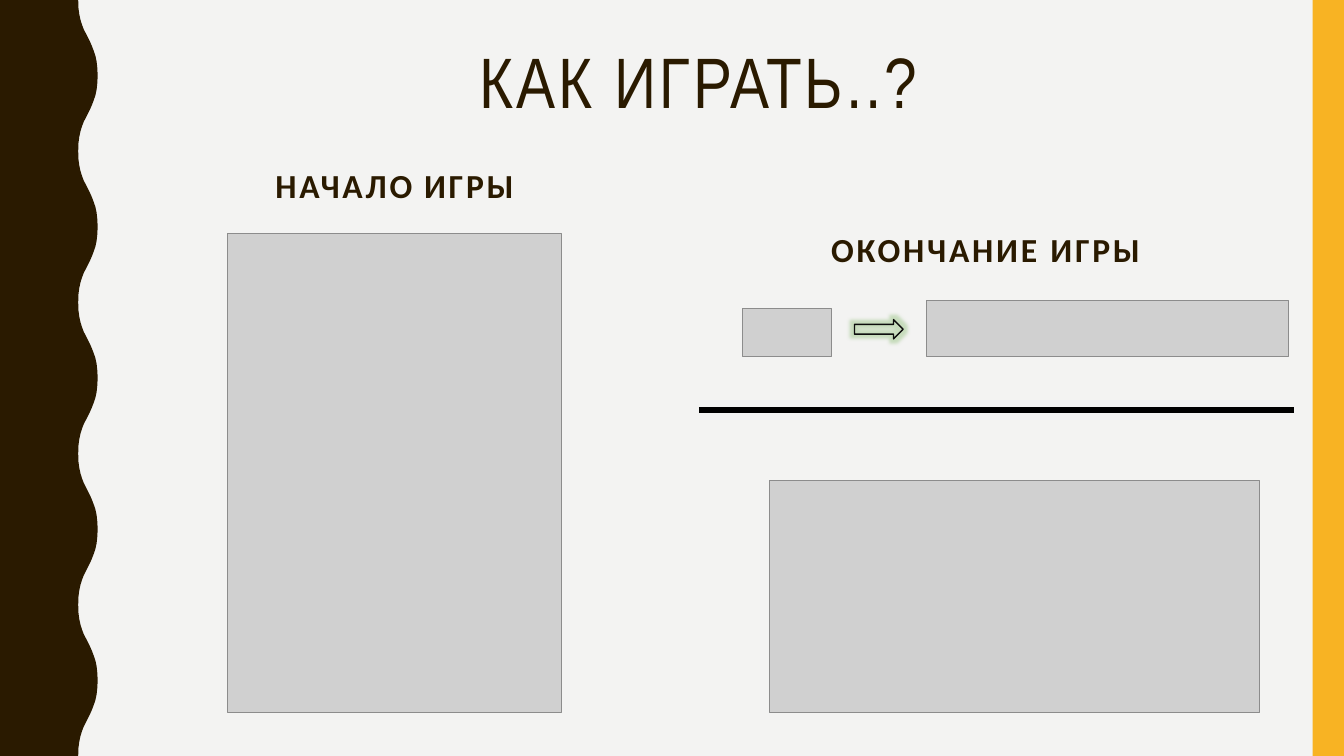
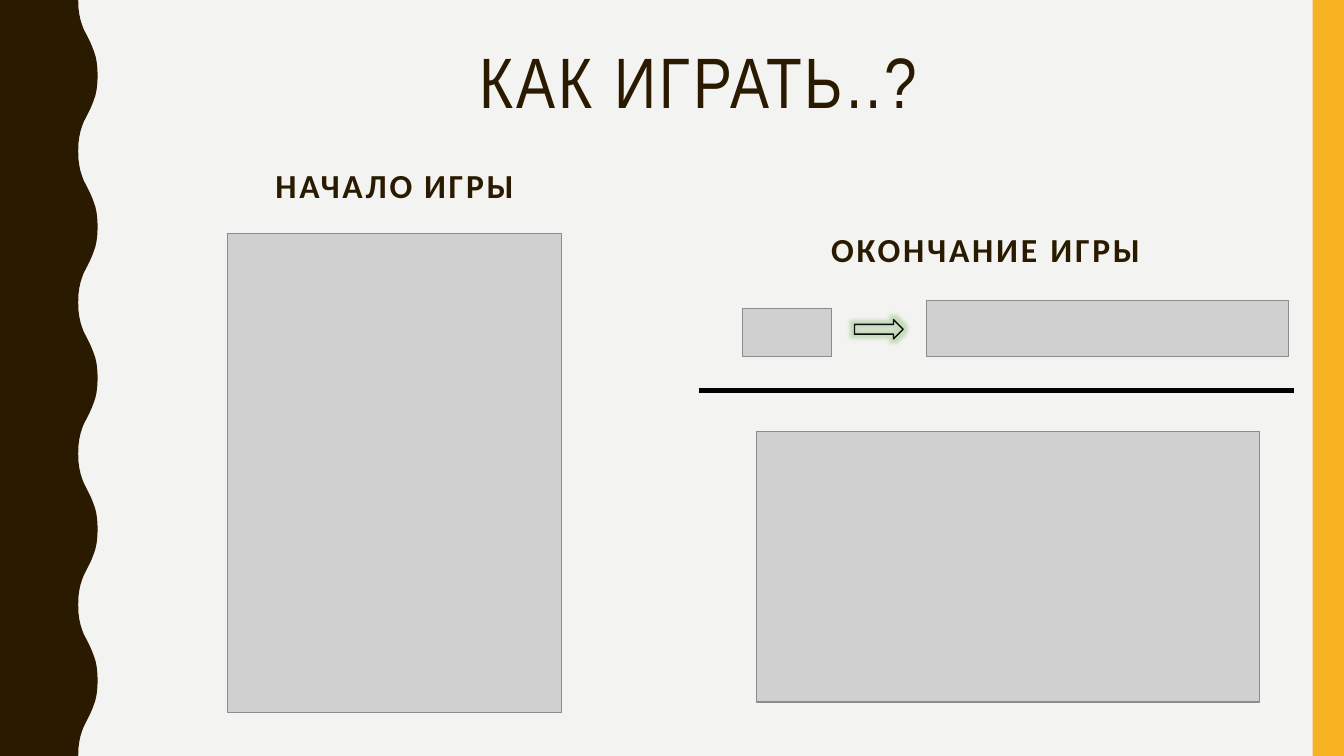
Before and after one commit to germanivanov0719/Racing, a slide deck: slide 4 of Docs/Racing.pptx. Drawn at 1344x756 pixels with LibreOffice and Linux fonts; fonts in the diff are those of the drawing; grey boxes stand for pictures. Boxes give left, top, right and bottom in pixels: in the first picture for what was removed or moved away, otherwise in the second. Text is boxed around its words. In the diff, an @@ line names an element or a change of style, - is before the commit and + after.

```diff
--- a/Docs/Racing.pptx
+++ b/Docs/Racing.pptx
@@ line moved from (699, 410) - (1295, 410) to (699, 391) - (1295, 391) @@
@@ picture: place and size @@
-picture at <box>770,481,1260,713</box>
+picture at <box>756,432,1259,702</box>
```
Also in this commit, not shown: 3 other slides changed.
